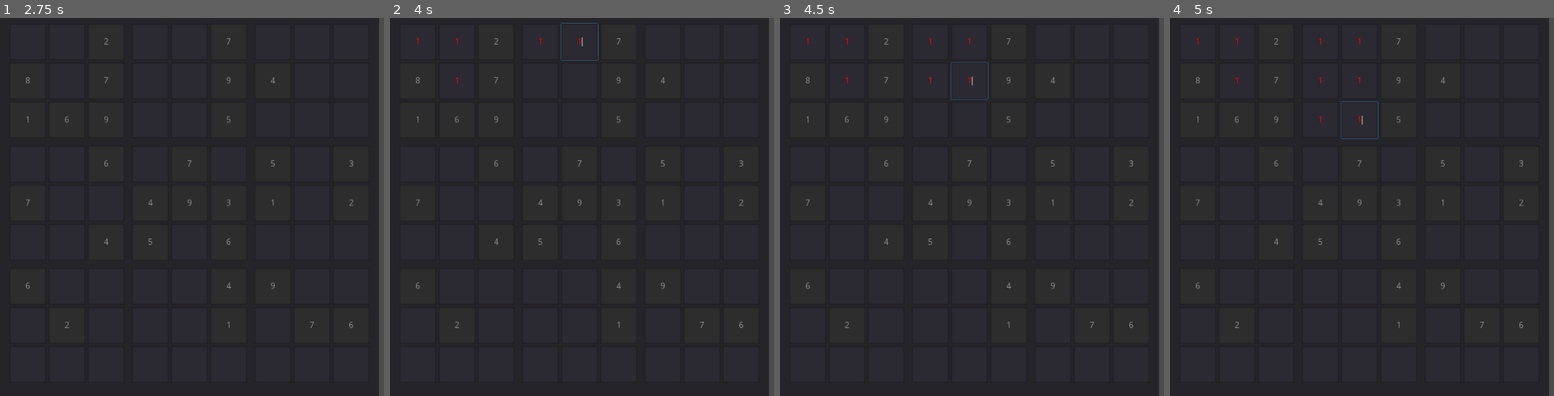
Above: before the commit, frames 1-4 (left to right).
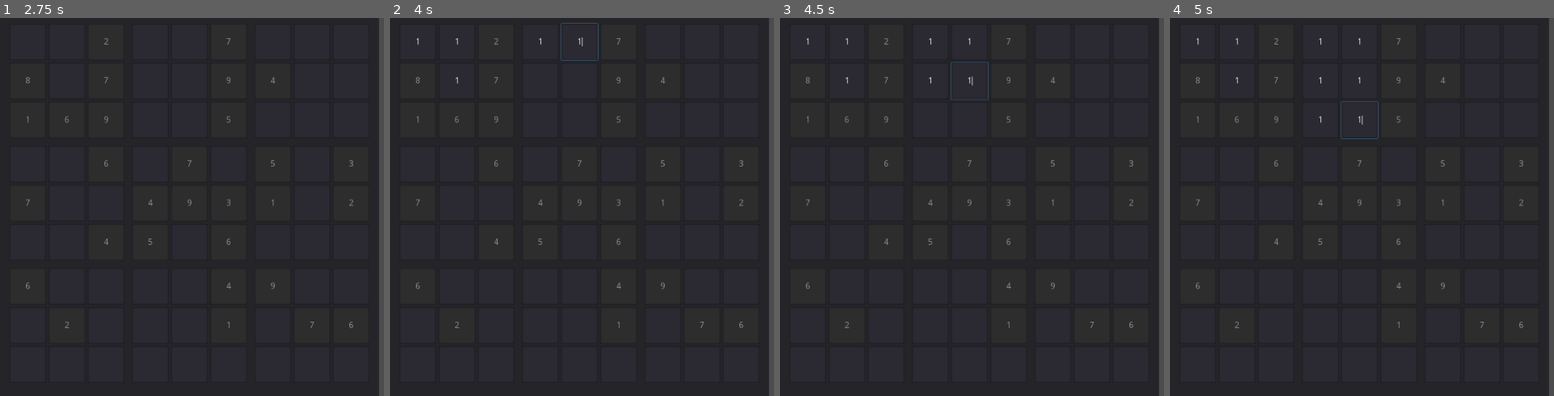
Above: after the commit, the same moments.

Repository: UnrealisticDino/sudoku
Game: Godot game, scene res://MainMenu.tscn
Two runs of this game, one before a commit and one after it. Both use one fixed random seed, a clock stepped at 60 frames per second and the inputs below. The project has no main scene, so this scene is started directly.
Inputs (mouse positions are in pixels of both pictures, inside the frame that each line leads up to):
- Up to frame 1 (2.75 s): click "Settings" at 0.5 s; click "Back" at 1.25 s; click "Start Game" at 2 s
- Up to frame 2 (4 s): click (416, 40) at 2.77 s; type "12" at 2.85 s; click (455, 40) at 3 s; type "12" at 3.08 s; click (455, 82) at 3.23 s; type "12" at 3.32 s; click (539, 40) at 3.52 s; type "12" at 3.6 s; click (578, 40) at 3.75 s; type "12" at 3.83 s; click (539, 82) at 3.98 s
- Up to frame 3 (4.5 s): type "12" at 4.07 s; click (968, 82) at 4.27 s; type "12" at 4.35 s
- Up to frame 4 (5 s): click (1319, 120) at 4.5 s; type "12" at 4.58 s; click (1358, 120) at 4.73 s; type "12" at 4.82 s

Frame 1 is identical in both runs. In frame 2, less than 0.1% of the frame differs, in the area x 6-50%, y 5-18%; in frame 3, less than 0.1%; in frame 4, less than 0.1%, in the area x 6-50%, y 5-28%.
Error before the commit: Attempt to call function 'get_child_count' in base 'null instance' on a null instance. (res://SudokuGrid.gd:65)

Commit message:
time for art

Diff:
--- a/Global.gd
+++ b/Global.gd
@@ -1,6 +1,6 @@
 extends Node
 
-var highlight_identical_digits = true
+var highlight_identical_digits = false
 
 func toggle_highlight(value):
 	highlight_identical_digits = value
--- a/HighlightIdenticalDigits.gd
+++ b/HighlightIdenticalDigits.gd
@@ -1,5 +1,8 @@
 # HighlightIdenticalDigits.gd
 extends CheckBox
+
+func _ready():
+	connect("toggled", self, "_on_CheckBox_toggled")
 
 func _on_CheckBox_toggled(button_pressed):
 	Global.highlight_identical_digits = button_pressed # Access the Singleton's variable
--- a/SudokuGrid.gd
+++ b/SudokuGrid.gd
@@ -1,7 +1,6 @@
 #SudokuGrid
 extends GridContainer
 var selected_cell = null
-var highlight_identical_digits = true
 
 func _ready():
 	randomize()
@@ -49,25 +48,23 @@
 	pass
 
 func _on_Cell_selected(cell):
-	print("Cell picked:", cell.text) # Debugging print statement
 	selected_cell = cell
-	print(Global.highlight_identical_digits) # Access the Singleton's variable
-	if Global.highlight_identical_digits: # Access the Singleton's variable
-		print("hello world")
+	if Global.highlight_identical_digits:
 		highlight_identical_cells(cell.text)
 
 func highlight_identical_cells(digit):
-	print("this is qorking")
+	print("Highlighting cells with digit:", digit)
 	for i in range(get_child_count()):
 		var subgrid_container = get_child(i)
-		if subgrid_container is Control:
-			var subgrid = subgrid_container.get_child(0)
+		if subgrid_container is Control and subgrid_container.get_child_count() > 0:
+			var subgrid = subgrid_container.get_child(0) # Get the Subgrid instance
 			for j in range(subgrid.get_child_count()):
 				var cell_instance = subgrid.get_child(j)
 				var line_edit = cell_instance.get_node("LineEdit")
-				if line_edit.text == digit:
-					# Apply highlighting to the cell (e.g., change background color)
-					line_edit.add_color_override("font_color", Color(1, 0, 0)) # Example: change text color to red
+				if line_edit.text == str(digit): # Make sure to compare with the string representation of the digit
+					print("Highlighting cell with text:", line_edit.text)
+					line_edit.set("custom_colors/font_color", Color(1, 0, 0)) # Example: change font color to red
+
 
 func is_valid_input(cell, number):
 	var index = -1
